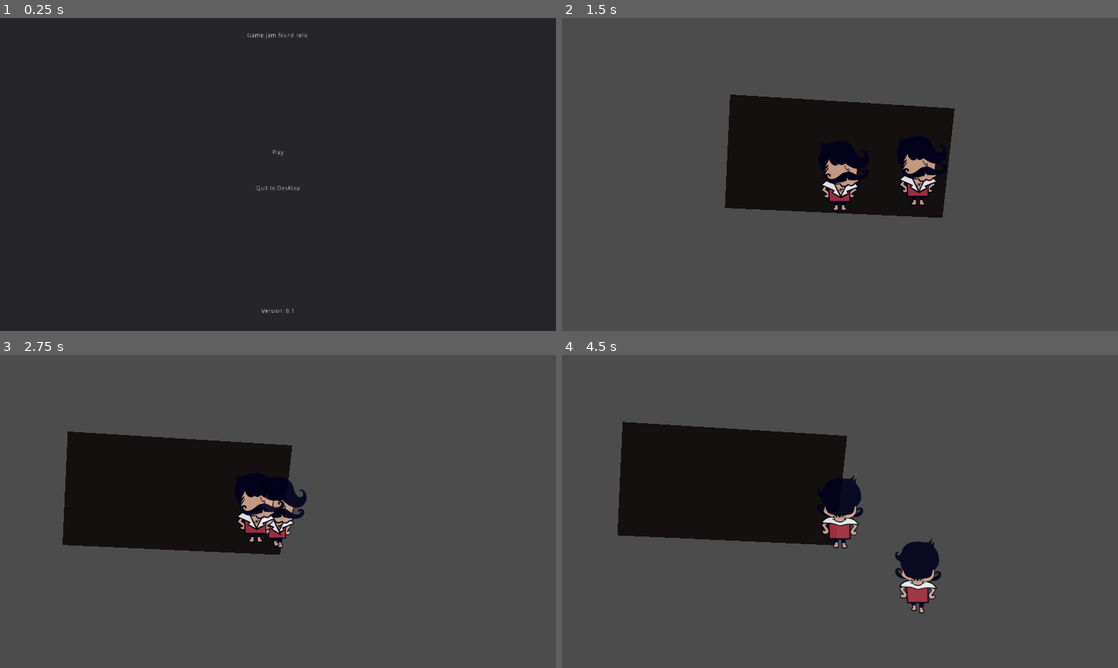
Above: before the commit, frames 1-4 (two rows, left to right).
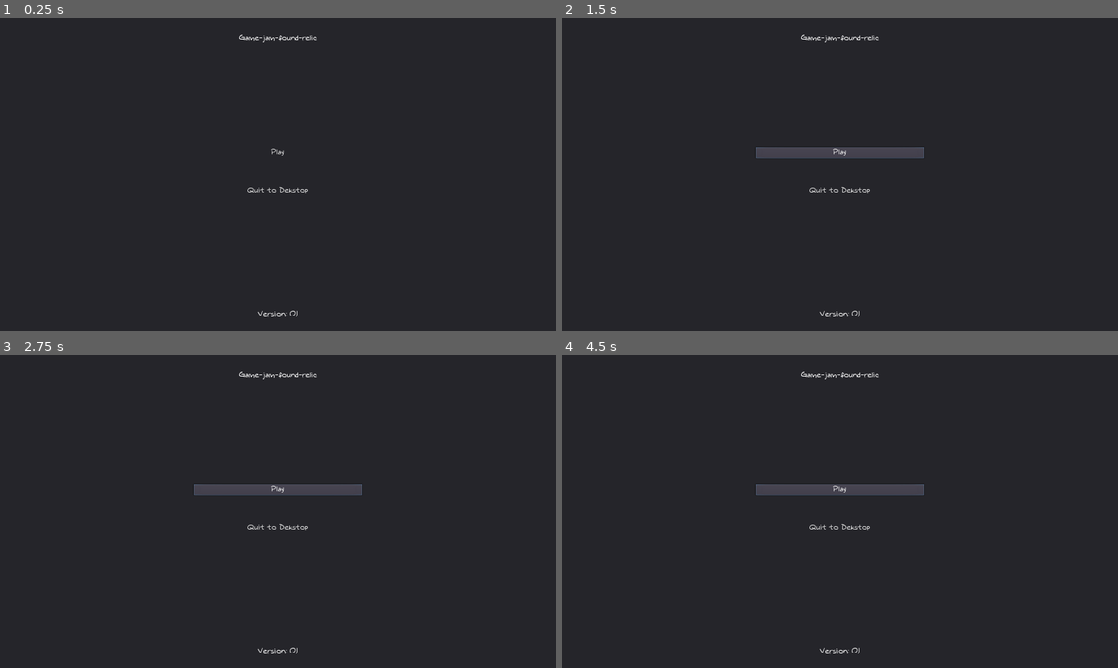
Above: after the commit, the same moments.

Repository: AlixBarreaux/game-jam-found-relic
Game: Godot game, scene res://scenes/gui/MainMenu.tscn
Same seed, same stepped clock (60 frames per second), same inputs: the game is played once before the commit and once after it. This scene is started directly instead of the project's main scene. Sound files missing from this copy of the repository are replaced by a short silence.
Inputs (mouse positions are in pixels of both pictures, inside the frame that each line leads up to):
- Up to frame 1 (0.25 s): no input
- Up to frame 2 (1.5 s): click "Play" at 0.5 s; click (840, 152) at 1.25 s, where only the run after the commit has a clickable "Play"
- Up to frame 3 (2.75 s): tap Enter at 2 s; hold D (move_right) from 2.03 s (still down); tap E (interact) at 2.1 s
- Up to frame 4 (4.5 s): release D (move_right) at 2.78 s; hold S (move_down) 2.78-3.53 s; tap Space (switch_characters) at 2.85, 4.35 s; hold D (move_right) 3.53-4.28 s; tap E (interact) at 3.6 s; hold Z (move_up) from 4.28 s (still down)

The runs differ from the first frame. In frame 1, 0.4% of the frame differs, in the area x 43-57%, y 4-96%; in frame 2, 100%, in the area x 0-100%, y 0-100%; in frame 3, 99%; in frame 4, 99%.

Commit message:
Import a font and apply it to the main theme

Diff:
--- a/resources/themes/main_theme.tres
+++ b/resources/themes/main_theme.tres
@@ -1,7 +1,17 @@
-[gd_resource type="Theme" load_steps=2 format=2]
+[gd_resource type="Theme" load_steps=5 format=2]
+
+[ext_resource path="res://assets/fonts/augie.ttf" type="DynamicFontData" id=1]
+
+[sub_resource type="DynamicFont" id=2]
+font_data = ExtResource( 1 )
 
 [sub_resource type="StyleBoxFlat" id=1]
 bg_color = Color( 0.6, 0.6, 0.6, 0 )
 
+[sub_resource type="DynamicFont" id=3]
+font_data = ExtResource( 1 )
+
 [resource]
+Button/fonts/font = SubResource( 2 )
 Button/styles/normal = SubResource( 1 )
+Label/fonts/font = SubResource( 3 )
--- a/scenes/gui/MainMenu.tscn
+++ b/scenes/gui/MainMenu.tscn
@@ -6,6 +6,42 @@
 [ext_resource path="res://scenes/gui/QuitToDesktopButton.tscn" type="PackedScene" id=4]
 [ext_resource path="res://scenes/gui/VersionLabel.tscn" type="PackedScene" id=5]
 [ext_resource path="res://assets/sound/music/main_theme.ogg" type="AudioStream" id=6]
+
+[sub_resource type="GDScript" id=4]
+script/source = "class_name SceneLoaderButton
+extends Button
+
+
+# ----------------- DECLARE VARIABLES -----------------
+
+
+export var scene_to_load_path: String = \"\"
+
+
+# ----------------- RUN CODE -----------------
+
+
+func _ready() -> void:
+	initialize_asserts()
+	return
+
+
+# ----------------- DECLARE FUNCTIONS -----------------
+
+
+func initialize_asserts() -> void:
+	if scene_to_load_path == \"\":
+		printerr(\"scene_to_load_path is empty! Please add a correct one.\")
+	return
+
+
+func _on_pressed() -> void:
+	var _scene_loading_error: int = get_tree().change_scene(self.scene_to_load_path)
+
+	if _scene_loading_error != OK:
+		printerr(\"(!) ERROR:\" + self.name + \": The scene could not be loaded!\")
+	return
+"
 
 [node name="MainMenu" type="Control"]
 anchor_right = 1.0
@@ -43,15 +79,16 @@
 alignment = 1
 
 [node name="PlayButton" parent="Panel/VBoxContainer" instance=ExtResource( 2 )]
-margin_top = 18.0
-margin_bottom = 32.0
+margin_top = 13.0
+margin_bottom = 37.0
 text = "Play"
-scene_to_load_path = "res://scenes/levels/Level1.tscn"
+script = SubResource( 4 )
 
 [node name="QuitToDesktopButton" parent="Panel/VBoxContainer" instance=ExtResource( 4 )]
-margin_top = 82.0
-margin_bottom = 132.0
+margin_top = 87.0
+margin_bottom = 137.0
 rect_min_size = Vector2( 0, 50 )
+text = "Quit to Dekstop"
 
 [node name="VersionLabel" parent="." instance=ExtResource( 5 )]
 
Binary file added: assets/fonts/augie.ttf
Not shown: 1 places in scenes/gui/MainMenu.tscn that only renumber resources
